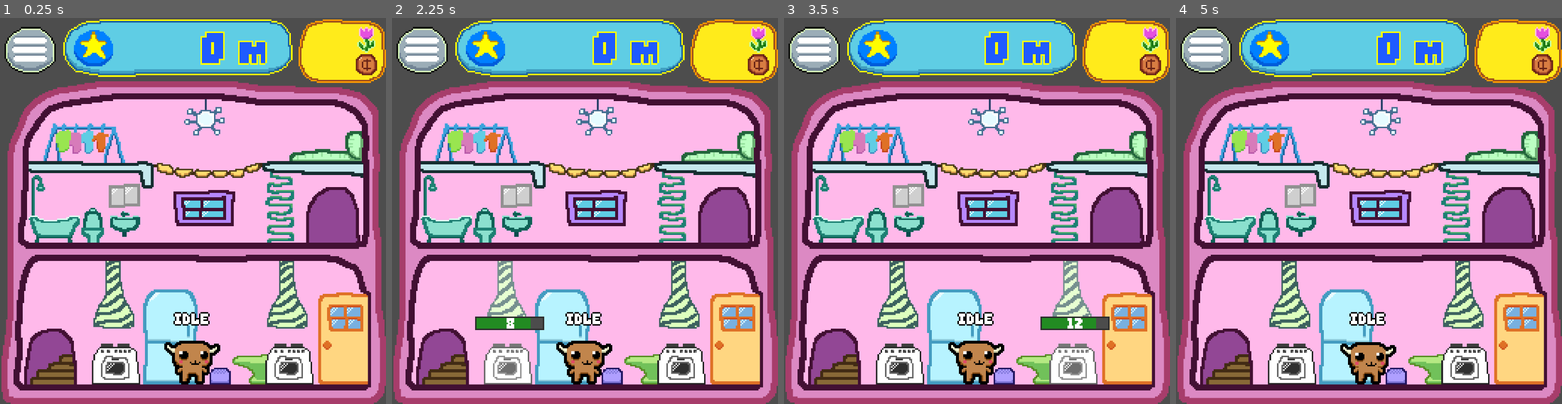
Above: before the commit, frames 1-4 (left to right).
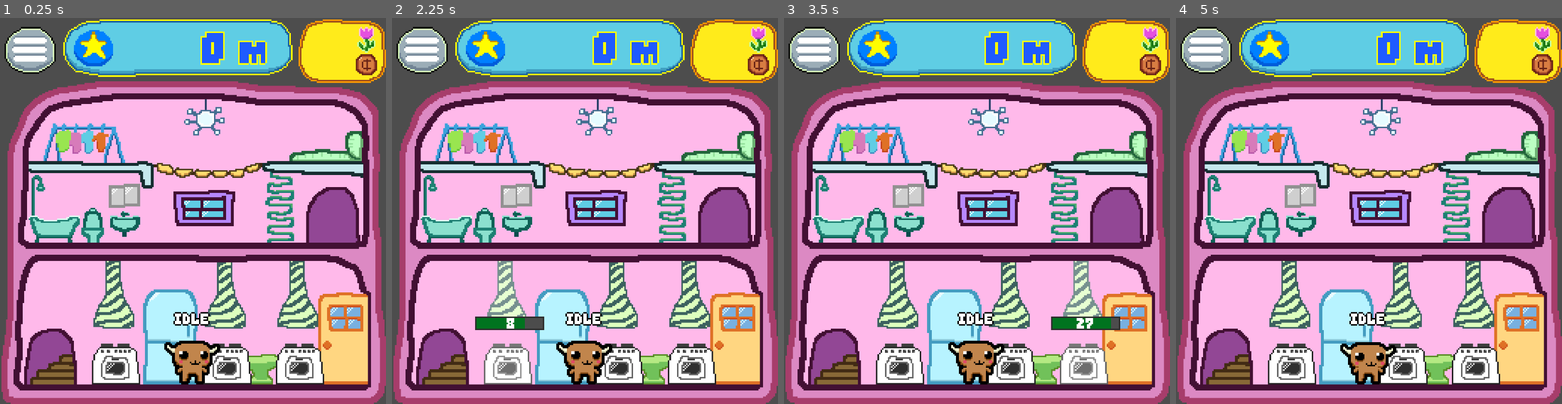
Above: after the commit, the same moments.

Repository: Sipinii/SimpleMuoto
Game: Godot game, scene res://scenes_n_scripts/_dev_n_debug/test_scene_2025_09_17.tscn
Same seed, same stepped clock (60 frames per second), same inputs: the game is played once before the commit and once after it. This scene is started directly instead of the project's main scene.
Inputs (mouse positions are in pixels of both pictures, inside the frame that each line leads up to):
- Up to frame 1 (0.25 s): no input
- Up to frame 2 (2.25 s): press the mouse at (585, 211) at 0.53 s; release the mouse at (585, 211) at 1.28 s; click (585, 211) at 1.35 s; move the mouse to (507, 365) at 2.02 s; press the mouse at (507, 365) at 2.03 s
- Up to frame 3 (3.5 s): move the mouse to (1073, 365) at 2.77 s; release the mouse at (1073, 365) at 2.78 s; click (1073, 365) at 2.85 s
- Up to frame 4 (5 s): move the mouse to (1484, 268) at 3.52 s; press the mouse at (1484, 268) at 3.53 s; tap Enter at 4.25 s; move the mouse to (1253, 153) at 4.27 s; release the mouse at (1253, 153) at 4.28 s; click (1253, 153) at 4.35 s

The runs differ from the first frame. In frame 1, 4.5% of the frame differs, in the area x 52-84%, y 62-95%; in frame 2, 4.9%, in the area x 21-84%, y 62-95%; in frame 3, 4.8%; in frame 4, 4.5%.

Commit message:
Created a node based state machine template.

Diff:
--- a/simplelifeGodot/scenes_n_scripts/_dev_n_debug/test_scene_2025_09_17.tscn
+++ b/simplelifeGodot/scenes_n_scripts/_dev_n_debug/test_scene_2025_09_17.tscn
@@ -156,14 +156,15 @@
 
 [node name="ChoreManager" type="Node" parent="Home" node_paths=PackedStringArray("chores", "muoto")]
 script = ExtResource("25_7ot0g")
-chores = [NodePath("ChoreBase"), NodePath("ChoreBase2")]
+chores = [NodePath("ChoreBase"), NodePath("ChoreBase2"), NodePath("ChoreBase3")]
 muoto = NodePath("../MuotoHorned")
 
 [node name="ChoreBase" parent="Home/ChoreManager" instance=ExtResource("30_0cwmb")]
-max_motivation_cost = 10
-muoto_target_x_pos = -50.0
 
 [node name="ChoreBase2" parent="Home/ChoreManager" instance=ExtResource("30_0cwmb")]
-position = Vector2(115, 0)
-max_motivation_cost = 15
-muoto_target_x_pos = 65.0
+position = Vector2(74, 0)
+max_motivation_cost = 20
+
+[node name="ChoreBase3" parent="Home/ChoreManager" instance=ExtResource("30_0cwmb")]
+position = Vector2(122, 0)
+max_motivation_cost = 30
--- a/simplelifeGodot/scenes_n_scripts/characters/muoto_horned.gd
+++ b/simplelifeGodot/scenes_n_scripts/characters/muoto_horned.gd
@@ -58,6 +58,7 @@
 	match new_state:
 		MuotoState.IDLE:
 			if current_chore != null:
+				## TODO: Use signals.
 				current_chore.change_state(ChoreBase.ChoreState.IN_COOLDOWN)
 				current_chore = null
 			sprite.play("idle_wide")
@@ -82,7 +83,7 @@
 ## Returns true when target has been reached.
 func move_towards_target(delta: float) -> bool:
 	var max_movement_distance: float = delta * walk_speed
-	var x_offset_to_target = current_chore.muoto_target_x_pos - global_position.x
+	var x_offset_to_target = current_chore.muoto_target_pos.global_position.x - global_position.x
 	# Flip the sprite based on movement dir.
 	sprite.flip_h = x_offset_to_target < 0
 	if abs(x_offset_to_target) <= max_movement_distance:
--- a/simplelifeGodot/scenes_n_scripts/chores/chore_base.gd
+++ b/simplelifeGodot/scenes_n_scripts/chores/chore_base.gd
@@ -10,14 +10,13 @@
 
 @export_group("General")
 ## Max cooldown time in seconds.
-@export var max_cooldown: int = 100
+@export var max_cooldown: int = 5
+@export var cooldown_tick_duration: float = 1
 #var current_cooldown: int
-@export var max_motivation_cost: int = 100
+@export var max_motivation_cost: int = 10
 ## How long does it take for the motivation to decrease?
 @export var motivation_tick_duration: float = 1
 ## X position that Muoto uses as its target when moving to the Chore.
-## TODO: Change this to a node so that its easier to set the postition.
-@export var muoto_target_x_pos: float = 0
 @export_group("Visuals")
 @export var cost_decreasing_color: float = 0
 @export_group("Internal Refs")
@@ -25,13 +24,16 @@
 @export var motivation_cost_bar: ProgressBar
 @export var label: Label
 @export var clickable_area: ClickableArea
+@export var muoto_target_pos: Node2D
 
 var current_state := ChoreState.COST_DECREASING
 var current_motivation_cost: int
+var current_cooldown: int
 var is_being_acted_upon: bool = false
 ## Keeps count of time towards motivation_tick_duration
 var motivation_cost_ticker: float = 0
 var cooldown_ticker: float = 0
+var changing_state: bool = false
 
 
 # Called when the node enters the scene tree for the first time.
@@ -39,13 +41,26 @@
 	# Material needs to be duplicated, otherwise changing the material in one instance
 	# will change the material in all the other instances which use the same material.
 	chore_sprite.material = chore_sprite.material.duplicate()
+	# Progress bar fill material also needs to be duplicated.
+	# TODO: For whatever reason this doesn't work. Fix.
+	var bar_fill_style: StyleBoxFlat = motivation_cost_bar.get_theme_stylebox("fill")
+	if bar_fill_style == null:
+		print("Stylebox was null.")
+	else:
+		print("Stylebox color: " + str(bar_fill_style.bg_color))
+	bar_fill_style = bar_fill_style.duplicate()
+	if bar_fill_style == null:
+		print("Stylebox was null.")
+	else:
+		print("Stylebox color: " + str(bar_fill_style.bg_color))
+	motivation_cost_bar.add_theme_stylebox_override("fill", bar_fill_style)
 	current_motivation_cost = max_motivation_cost
 	motivation_cost_bar.max_value = max_motivation_cost
 	motivation_cost_bar.value = max_motivation_cost
 	label.text = str(max_motivation_cost)
 	# We want the motivation cost bar to be only visible when hovering over the sprite.
 	motivation_cost_bar.visible = false
-	motivation_cost_bar.get("theme_override_styles/fill").bg_color = Color.FOREST_GREEN
+	#motivation_cost_bar.get("theme_override_styles/fill").bg_color = Color.FOREST_GREEN
 	clickable_area.mouse_entered_area.connect(_on_clickable_area_mouse_entered_area)
 	clickable_area.mouse_exited_area.connect(_on_clickable_area_mouse_exited_area)
 
@@ -82,11 +97,16 @@
 
 
 func change_state(new_state: ChoreState) -> void:
+	if changing_state:
+		push_error("Tried to change state while already in a state change.")
+		return
+	changing_state = true
 	if(new_state == current_state):
 		print("Tried to change to same state this was already in: " + str(current_state))
 	# Exit state functionality.
 	match current_state:
 		ChoreState.IN_COOLDOWN:
+			print("got here")
 			pass
 		ChoreState.COST_DECREASING:
 			pass
@@ -101,6 +121,7 @@
 		ChoreState.IN_COOLDOWN:
 			motivation_cost_bar.get("theme_override_styles/fill").bg_color = Color.CYAN
 			cooldown_ticker = 0
+			current_cooldown = max_cooldown
 			label.text = str("COOLING")
 			pass
 		ChoreState.COST_DECREASING:
@@ -123,22 +144,30 @@
 		_:
 			push_error("Unknown state!")
 	current_state = new_state
-	pass
+	changing_state = false
+
+## Process of "IN_COOLDOWN" state.
+func process_in_cooldown(delta: float) -> void:
+	while cooldown_ticker > cooldown_tick_duration:
+		cooldown_ticker -= cooldown_tick_duration
+		current_cooldown -= 1
+		motivation_cost_bar.value = current_cooldown
+	cooldown_ticker += delta
+	label.text = str("COOLING")
+	if current_cooldown <= 0:
+		change_state(ChoreState.COST_DECREASING)
 
 
-func process_in_cooldown(delta: float) -> void:
-	cooldown_ticker += delta
-	label.text = str("ACTING")
-
-
-## State update when motivation cost decreases.
+## Process of "COST_DECREASING" state.
 func process_cost_decreasing(delta: float) -> void:
 	while motivation_cost_ticker > motivation_tick_duration:
 		motivation_cost_ticker -= motivation_tick_duration
 		current_motivation_cost -= 1
 		# Motivation cost can never be under 1
 		current_motivation_cost = max(current_motivation_cost, 1)
-		motivation_cost_bar.value = current_motivation_cost
+		# We use -1 so that when the bar goes to 1, the fill will be empty since
+		# 1 is the lowest possible number.
+		motivation_cost_bar.value = current_motivation_cost - 1
 		label.text = str(current_motivation_cost)
 	motivation_cost_ticker += delta
 	pass
--- a/simplelifeGodot/scenes_n_scripts/chores/chore_base.tscn
+++ b/simplelifeGodot/scenes_n_scripts/chores/chore_base.tscn
@@ -33,12 +33,13 @@
 font = ExtResource("6_uwj44")
 font_size = 17
 
-[node name="ChoreBase" type="Node2D" node_paths=PackedStringArray("chore_sprite", "motivation_cost_bar", "label", "clickable_area")]
+[node name="ChoreBase" type="Node2D" node_paths=PackedStringArray("chore_sprite", "motivation_cost_bar", "label", "clickable_area", "muoto_target_pos")]
 script = ExtResource("1_lync5")
 chore_sprite = NodePath("ChoreObject")
 motivation_cost_bar = NodePath("MotivationCostBar")
 label = NodePath("MotivationCostBar/Label")
 clickable_area = NodePath("ChoreObject/ClickableArea")
+muoto_target_pos = NodePath("MuotoTarget")
 
 [node name="ChoreObject" type="Sprite2D" parent="."]
 z_index = -100
@@ -74,3 +75,6 @@
 label_settings = SubResource("LabelSettings_gkage")
 horizontal_alignment = 1
 vertical_alignment = 1
+
+[node name="MuotoTarget" type="Node2D" parent="."]
+position = Vector2(-51, 115)
--- /dev/null
+++ b/simplelifeGodot/scenes_n_scripts/state_machine/state.gd
@@ -0,0 +1,28 @@
+class_name State
+extends Node
+## Class used by the StateMachine class. These functions are meant to be overridden
+## in the actual state classes which inherit from this.
+
+
+func ready() -> void:
+	pass
+
+
+func process(delta: float) -> void:
+	pass
+
+
+func physics_process(delta: float) -> void:
+	pass
+
+
+func unhandled_input(event: InputEvent) -> void:
+	pass
+
+
+func enter_state(previous_state: State, params: Dictionary):
+	pass
+
+
+func exit_state():
+	pass
--- /dev/null
+++ b/simplelifeGodot/scenes_n_scripts/state_machine/state.tscn
@@ -0,0 +1,6 @@
+[gd_scene load_steps=2 format=3 uid="uid://c461f27kxe8t0"]
+
+[ext_resource type="Script" uid="uid://37j5tbyx4dxj" path="res://scenes_n_scripts/state_machine/state.gd" id="1_5nemq"]
+
+[node name="State" type="Node"]
+script = ExtResource("1_5nemq")
--- /dev/null
+++ b/simplelifeGodot/scenes_n_scripts/state_machine/state_machine.gd
@@ -0,0 +1,59 @@
+class_name StateMachine
+extends Node
+## Hierarchical State machine for the player.
+##
+## Initializes states and delegates engine callbacks ([method Node._physics_process],
+## [method Node._unhandled_input]) to the state.
+
+signal state_changed(previous, new)
+
+@export var initial_state: State
+var is_active: bool = true
+var _is_in_state_change = false
+
+@onready var _current_state: State = initial_state
+
+
+func _enter_tree():
+	print("this happens before the ready method!")
+
+
+func _ready():
+	state_changed.connect(_on_state_changed)
+	_current_state.enter()
+
+
+func _unhandled_input(event):
+	if not is_active:
+		return
+	_current_state.unhandled_input(event)
+
+
+func _process(delta):
+	if not is_active:
+		return
+	_current_state.process(delta)
+
+
+func _physics_process(delta):
+	if not is_active:
+		return
+	_current_state.physics_process(delta)
+
+
+func change_state(new_state: State, params: Dictionary = {}):
+	assert(new_state, "Null state parameter.")
+	assert(not _is_in_state_change, "Tried to change to state: " + new_state.name
+			+ " while already in a state change.")
+	_is_in_state_change = true
+	assert(new_state is State, "New state must inherit of type State")
+	_current_state.exit_state()
+	new_state.enter_state(_current_state, params)
+	# NOTE: The _current_state is still the previous state here.
+	state_changed.emit(_current_state, new_state)
+	self._current_state = new_state
+	_is_in_state_change = false
+
+
+func _on_state_changed(previous: State, new: State):
+	print("state changed")
--- /dev/null
+++ b/simplelifeGodot/scenes_n_scripts/state_machine/state_machine.tscn
@@ -0,0 +1,6 @@
+[gd_scene load_steps=2 format=3 uid="uid://bcn1686wwso38"]
+
+[ext_resource type="Script" uid="uid://1oijhnvb5y8u" path="res://scenes_n_scripts/state_machine/state_machine.gd" id="1_byycs"]
+
+[node name="StateMachine" type="Node"]
+script = ExtResource("1_byycs")
Not shown, added: simplelifeGodot/scenes_n_scripts/state_machine/state.gd.uid
Not shown, added: simplelifeGodot/scenes_n_scripts/state_machine/state_machine.gd.uid
